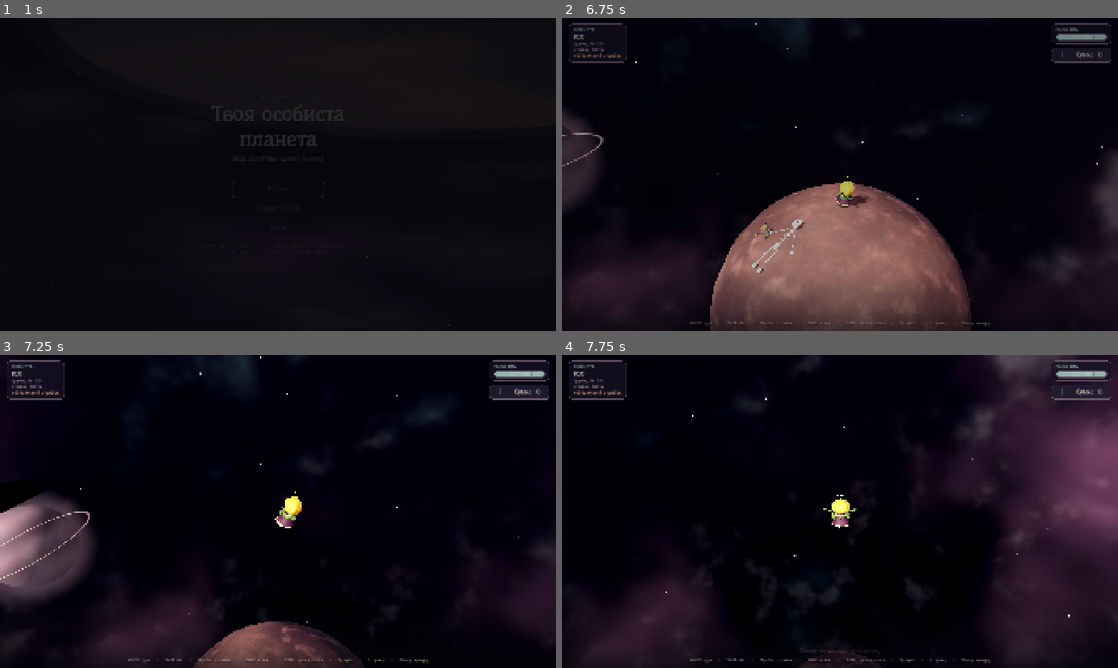
Above: before the commit, frames 1-4 (two rows, left to right).
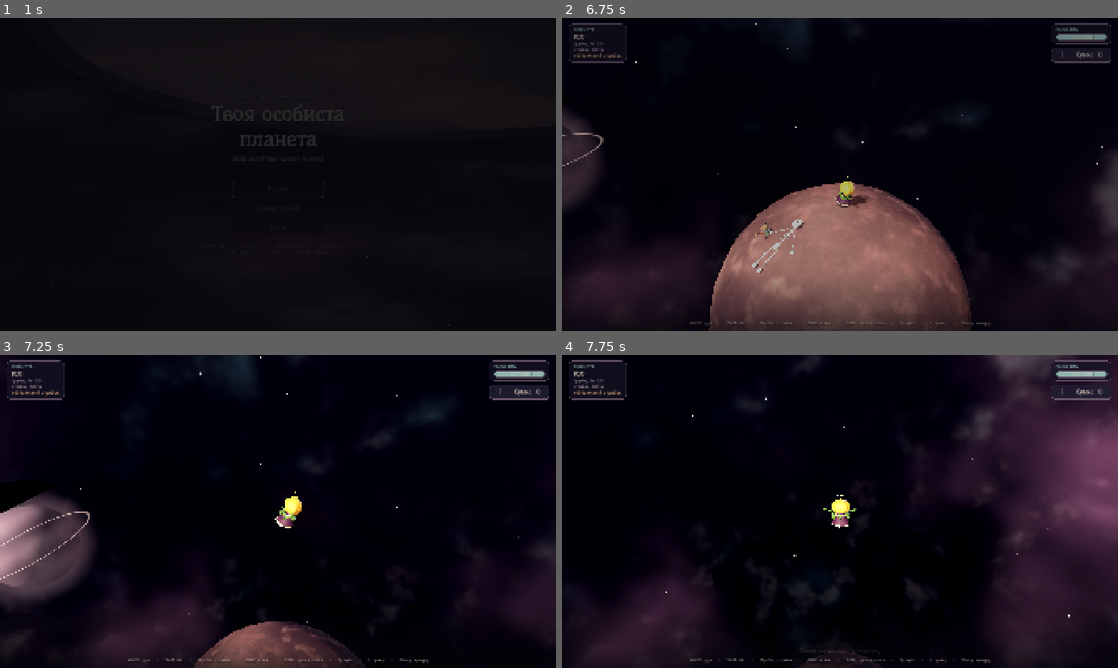
Above: after the commit, the same moments.

Repository: krabikdev/your-personal-planet
Game: Godot game, scene res://ui/main_menu.tscn
Same seed, same stepped clock (60 frames per second), same inputs: the game is played once before the commit and once after it. Sound files missing from this copy of the repository are replaced by a short silence.
Inputs (mouse positions are in pixels of both pictures, inside the frame that each line leads up to):
- Up to frame 1 (1 s): tap Enter at 0.5 s; move the mouse to (400, 158) at 0.52 s; press the mouse at (400, 158) at 0.53 s; hold D (move_right) from 0.53 s (still down); tap Space (jump) at 0.77 s
- Up to frame 2 (6.75 s): tap Space (jump) at 1.07, 1.52, 1.82, 3.02, 3.32, 3.77, 4.07, 4.52, 4.82 s; move the mouse to (812, 174) at 1.27 s; release D (move_right) at 1.28 s; release the mouse at (812, 174) at 1.28 s; hold W (move_forward) 1.28-5.75 s; click (812, 174) at 1.35 s; move the mouse to (851, 168) at 2.02 s; hold Shift (run) 2.03-2.78 s; click (851, 168) at 2.3 s; move the mouse to (834, 180) at 2.77 s; tap Q (sky_view) at 2.85 s; click (834, 180) at 3.05 s; move the mouse to (878, 177) at 3.52 s; hold Right mouse button (stake) 3.53-4.28 s; click (878, 177) at 3.8 s; move the mouse to (795, 171) at 4.27 s; tap = (zoom_in) at 4.35 s; click (795, 171) at 4.55 s; move the mouse to (845, 174) at 5.02 s; hold - (zoom_out) 5.03-5.75 s; click (845, 174) at 5.3 s; click "Почати заново" at 5.75 s; move the mouse to (817, 168) at 6.52 s; hold D (move_right) from 6.53 s (still down); tap Alt at 6.6 s
- Up to frame 3 (7.25 s): keep holding D (move_right); tap Space (jump) at 6.77, 7.07 s; click (255, 505) at 6.8 s
- Up to frame 4 (7.75 s): move the mouse to (867, 511) at 7.27 s; release D (move_right) at 7.28 s; press the mouse at (867, 511) at 7.28 s; hold W (move_forward) from 7.28 s (still down); tap Ctrl at 7.35 s; tap Space (jump) at 7.52 s

Frame 1 is identical in both runs. In frame 2, less than 0.1% of the frame differs, in the area x 26-74%, y 54-100%; in frame 3, less than 0.1%; in frame 4, less than 0.1%.

Commit message:
fix: root the world on the drawn planet and give stalks a three second soak

Diff:
--- a/scenes/planet.tscn
+++ b/scenes/planet.tscn
@@ -9,8 +9,8 @@
 [sub_resource type="SphereMesh" id="SphereMesh_surface"]
 radius = 1.0
 height = 2.0
-radial_segments = 96
-rings = 48
+radial_segments = 192
+rings = 96
 
 [sub_resource type="ShaderMaterial" id="ShaderMaterial_surface"]
 shader = ExtResource("2_surface")
--- a/scripts/game/game.gd
+++ b/scripts/game/game.gd
@@ -13,12 +13,19 @@
 ## The can pours one unit of water each second; one unit is one ice of the same
 ## size, so the can is refilled by melting what the net catches.
 const WATER_RATE: float = 1.0
+## A stalk only dares to show after the same patch has been watered without a
+## break for this long.
+const WATER_SPROUT_DELAY: float = 3.0
+## Wandering further than this from the patch starts the count from zero.
+const WATER_STREAK_RADIUS: float = 0.7
 
 var _model: InventoryModel = InventoryModel.new()
 var _state: State = State.PLAYING
 var _stones_used: int = 0
 var _rope: RopeAnchor
 var _garden: Garden
+var _pour_streak: float = 0.0
+var _pour_spot: Vector3 = Vector3.ZERO
 var _debug_panel: DebugPanel
 var _frost_material: ShaderMaterial
 var _was_safe_before_growth: bool = false
@@ -115,6 +122,7 @@
 
 ## Holding the left button on the ground pours the can into the patch in front
 ## of the boy's feet. The pour is silent; it is the water the player watches.
+## A new stalk only pushes out after three unbroken seconds on the same patch.
 func _update_watering(delta: float) -> void:
 	var pouring: bool = (
 		_state == State.PLAYING
@@ -126,12 +134,23 @@
 	)
 	if not pouring:
 		_player.set_watering(false)
+		_pour_streak = 0.0
 		return
 	_player.set_watering(true)
+	var spot: Vector3 = _player.get_water_target()
+	if _pour_streak > 0.0 and _pour_spot.distance_to(spot) > WATER_STREAK_RADIUS:
+		_pour_streak = 0.0
+	_pour_spot = spot
+	_pour_streak += delta
 	var spent: float = _model.spend_water(WATER_RATE * delta)
-	if spent > 0.0:
-		_garden.pour(_player.get_water_target(), spent)
-		_refresh_water()
+	if spent <= 0.0:
+		return
+	var plant: PumpkinPlant = _garden.find_plant(spot)
+	if plant != null:
+		plant.water(spent)
+	elif _pour_streak >= WATER_SPROUT_DELAY:
+		_garden.pour(spot, spent)
+	_refresh_water()
 
 
 func _can_water() -> bool:
--- a/scripts/game/planet.gd
+++ b/scripts/game/planet.gd
@@ -7,12 +7,17 @@
 signal radius_changed(new_radius: float)
 signal growth_finished(added_radius: float)
 
+## One measurement per SphereMesh resource, however many planets use it.
+static var _sphere_ratios: Dictionary[int, Vector2] = {}
+
 @export var initial_radius: float = 5.0
 
 var radius: float = 5.0
 
 var _sphere_shape: SphereShape3D
 var _surface_material: ShaderMaterial
+var _surface_mid_ratio: float = 1.0
+var _surface_spread: float = 0.0
 var _growing: bool = false
 var _grow_tween: Tween
 
@@ -23,10 +28,61 @@
 func _ready() -> void:
 	radius = initial_radius
 	_surface_material = _surface.material_override as ShaderMaterial
+	_measure_surface_sphere()
 	_sphere_shape = SphereShape3D.new()
 	_sphere_shape.radius = radius
 	_collision.shape = _sphere_shape
 	_apply_radius(radius)
+
+
+## A sphere that is drawn as triangles is not a sphere: every flat face sits a
+## little inside the true sphere, and how far it sits grows with the radius. At
+## five metres the gap is a millimetre; at a few hundred it is tens of
+## centimetres, which is why objects on the ground start to look like they are
+## floating once the planet grows. Measuring the mesh lets us scale it so the
+## drawn faces are centred on the collision sphere instead.
+func _measure_surface_sphere() -> void:
+	_surface_mid_ratio = 1.0
+	_surface_spread = 0.0
+	var mesh: Mesh = _surface.mesh
+	if mesh == null or mesh.get_surface_count() == 0:
+		return
+	var mesh_id: int = mesh.get_instance_id()
+	if _sphere_ratios.has(mesh_id):
+		_surface_mid_ratio = _sphere_ratios[mesh_id].x
+		_surface_spread = _sphere_ratios[mesh_id].y
+		return
+	var arrays: Array = mesh.surface_get_arrays(0)
+	if arrays.size() < Mesh.ARRAY_MAX:
+		return
+	var vertices: PackedVector3Array = arrays[Mesh.ARRAY_VERTEX]
+	var indices: PackedInt32Array = arrays[Mesh.ARRAY_INDEX]
+	if indices.is_empty():
+		return
+	var lowest: float = 1.0
+	var highest: float = 0.0
+	for i: int in range(0, indices.size(), 3):
+		var a: Vector3 = vertices[indices[i]]
+		var b: Vector3 = vertices[indices[i + 1]]
+		var c: Vector3 = vertices[indices[i + 2]]
+		var cross: Vector3 = (b - a).cross(c - a)
+		if cross.length_squared() < 0.000000000001:
+			continue
+		var distance: float = absf(cross.normalized().dot(a))
+		lowest = minf(lowest, distance)
+		highest = maxf(highest, distance)
+	if highest <= 0.0 or lowest <= 0.5:
+		return
+	_surface_mid_ratio = (lowest + highest) * 0.5
+	_surface_spread = (highest - lowest) * 0.5
+	_sphere_ratios[mesh_id] = Vector2(_surface_mid_ratio, _surface_spread)
+
+
+## How far the drawn ground can stray from the collision sphere, in metres.
+func get_surface_error() -> float:
+	if _surface_mid_ratio <= 0.0:
+		return 0.0
+	return radius * _surface_spread / _surface_mid_ratio
 
 
 func get_center() -> Vector3:
@@ -88,7 +144,7 @@
 
 func _apply_radius(value: float) -> void:
 	radius = maxf(value, 2.0)
-	_surface.scale = Vector3.ONE * radius
+	_surface.scale = Vector3.ONE * (radius / _surface_mid_ratio)
 	if _sphere_shape != null:
 		_sphere_shape.radius = radius
 	if _surface_material != null:
--- a/tests/test_big_planet.gd
+++ b/tests/test_big_planet.gd
@@ -78,6 +78,33 @@
 	}
 
 
+func test_the_drawn_ground_stays_on_the_collision_sphere() -> void:
+	var game: Game = (load(GAME_PATH) as PackedScene).instantiate() as Game
+	add_child_autofree(game)
+	await wait_process_frames(1)
+
+	var planet: Planet = game.get_node("Planet") as Planet
+	var surface: MeshInstance3D = planet.get_node("%Surface") as MeshInstance3D
+	assert_lt(planet.get_surface_error(), 0.005, "a small planet draws its ground on the sphere")
+
+	planet.apply_radius(50.0)
+	await wait_process_frames(1)
+	assert_lt(
+		planet.get_surface_error(), 0.01, "at fifty metres the gap must stay under a centimetre"
+	)
+	assert_gt(
+		surface.scale.x, planet.radius, "the drawn sphere is pushed out to meet its own faces"
+	)
+
+	planet.apply_radius(200.0)
+	await wait_process_frames(1)
+	assert_lt(
+		planet.get_surface_error(),
+		0.03,
+		"even a two hundred metre planet must not leave the duke floating",
+	)
+
+
 func test_the_walk_is_as_steady_on_a_200_metre_planet_as_at_home() -> void:
 	var home: Dictionary = await _walk_sample(PlanetProfile.BASE_RADIUS)
 	var giant: Dictionary = await _walk_sample(200.0)
--- a/tests/test_watering.gd
+++ b/tests/test_watering.gd
@@ -105,16 +105,66 @@
 	assert_string_contains(label.text, "2.0")
 
 
+## Pours for a stretch of game time without waiting out real frames: the
+## watering loop is the thing under test, not the renderer.
+func _pour(game: Game, seconds: float) -> void:
+	var steps: int = ceili(seconds * 60.0)
+	for _i: int in steps:
+		game._update_watering(1.0 / 60.0)
+
+
+func test_a_stalk_needs_three_seconds_of_watering_before_it_shows() -> void:
+	var game: Game = _make_game()
+	await wait_physics_frames(3)
+	var garden: Garden = game.get_garden()
+	var player: Boy = game.get_node("Player") as Boy
+	await _wait_for_ground(player)
+
+	game.debug_grant_stone(StoneItem.Kind.WATERING_CAN)
+	game.debug_grant_water(8.0)
+	Input.action_press("interact")
+	_pour(game, 2.5)
+	assert_eq(garden.get_plant_count(), 0, "two and a half seconds only soak the dust")
+
+	_pour(game, 0.6)
+	assert_eq(garden.get_plant_count(), 1, "three unbroken seconds sprout a stalk")
+	Input.action_release("interact")
+
+
+func test_letting_go_starts_the_three_seconds_again() -> void:
+	var game: Game = _make_game()
+	await wait_physics_frames(3)
+	var garden: Garden = game.get_garden()
+	var player: Boy = game.get_node("Player") as Boy
+	await _wait_for_ground(player)
+
+	game.debug_grant_stone(StoneItem.Kind.WATERING_CAN)
+	game.debug_grant_water(8.0)
+	Input.action_press("interact")
+	_pour(game, 2.5)
+	Input.action_release("interact")
+	game._update_watering(1.0 / 60.0)
+
+	Input.action_press("interact")
+	_pour(game, 2.0)
+	assert_eq(garden.get_plant_count(), 0, "the break throws the count away")
+
+	_pour(game, 1.1)
+	assert_eq(garden.get_plant_count(), 1, "a fresh three seconds still sprouts it")
+	Input.action_release("interact")
+
+
 func test_watering_sprouts_a_plant_in_front_of_the_duke() -> void:
 	var game: Game = _make_game()
 	await wait_physics_frames(3)
 	var player: Boy = game.get_node("Player") as Boy
 	var garden: Garden = game.get_garden()
-
-	game.debug_grant_stone(StoneItem.Kind.WATERING_CAN)
-	game.debug_grant_water(2.0)
-	Input.action_press("interact")
-	await wait_process_frames(12)
+	await _wait_for_ground(player)
+
+	game.debug_grant_stone(StoneItem.Kind.WATERING_CAN)
+	game.debug_grant_water(8.0)
+	Input.action_press("interact")
+	_pour(game, 3.2)
 	Input.action_release("interact")
 
 	assert_eq(garden.get_plant_count(), 1, "a stalk should grow where the water lands")
--- a/tools/visual_stage.gd
+++ b/tools/visual_stage.gd
@@ -168,6 +168,54 @@
 			var approach: DebrisManager = game.get_node("DebrisManager") as DebrisManager
 			approach.force_spawn()
 			await get_tree().create_timer(7.0).timeout
+		"ground_check":
+			var gc_planet: Planet = game.get_node("Planet") as Planet
+			var gc_player: Boy = game.get_node("Player") as Boy
+			var gc_spawner: FarSideSpawner = game.get_node("FarSideSpawner") as FarSideSpawner
+			var gc_garden: Garden = game.get_garden()
+			var gc_monster: DecorProp = gc_spawner.debug_spawn_monster(Vector3.UP, 1)
+			gc_monster.debug_place_near(gc_player.global_position, 1.6)
+			gc_planet.apply_radius(60.0)
+			await get_tree().create_timer(0.6).timeout
+			var gc_up: Vector3 = (gc_player.global_position - gc_planet.get_center()).normalized()
+			var gc_forward: Vector3 = -gc_player.global_transform.basis.z
+			var gc_side: Vector3 = gc_forward.cross(gc_up).normalized()
+			var gc_spot: Vector3 = (
+				gc_planet.get_center() + (gc_up + gc_forward * 0.35).normalized() * gc_planet.radius
+			)
+			gc_garden.pour(gc_spot, 0.2)
+			await get_tree().create_timer(0.4).timeout
+			var gc_camera := Camera3D.new()
+			gc_camera.name = "GroundCheckCamera"
+			game.add_child(gc_camera)
+			gc_camera.fov = 60.0
+			gc_camera.make_current()
+			gc_camera.global_position = gc_player.global_position + gc_side * 4.2 + gc_up * 0.4
+			gc_camera.look_at(gc_player.global_position + gc_up * 0.4 + gc_forward * 0.9, gc_up)
+			await get_tree().create_timer(0.6).timeout
+			print(
+				(
+					"GC alt=%.3f monster=%.3f plant=%.3f radius=%.3f"
+					% [
+						gc_player.get_altitude(),
+						(
+							(gc_monster.global_position - gc_planet.get_center()).length()
+							- gc_planet.radius
+						),
+						(
+							(
+								(
+									(gc_garden.get_plants()[0] as PumpkinPlant).global_position
+									- gc_planet.get_center()
+								)
+								. length()
+							)
+							- gc_planet.radius
+						),
+						gc_planet.radius,
+					]
+				)
+			)
 		"far_side":
 			var far: FarSideSpawner = game.get_node("FarSideSpawner") as FarSideSpawner
 			far.debug_spawn_all()
@@ -185,6 +233,34 @@
 		"sky":
 			Input.action_press("sky_view")
 			await get_tree().create_timer(1.0).timeout
+		"growth":
+			var growth_planet: Planet = game.get_node("Planet") as Planet
+			var growth_player: Boy = game.get_node("Player") as Boy
+			var growth_rig: CameraRig = game.get_node("CameraRig") as CameraRig
+			var growth_spawner: FarSideSpawner = game.get_node("FarSideSpawner") as FarSideSpawner
+			var growth_monster: DecorProp = growth_spawner.debug_spawn_monster(Vector3.UP, 1)
+			growth_monster.debug_place_near(growth_player.global_position, 2.2)
+			growth_rig.base_lift = 1.0
+			growth_rig.base_distance = 3.2
+			game.debug_grant_stone(StoneItem.Kind.ROCK, 1.5)
+			await get_tree().create_timer(0.2).timeout
+			game.debug_apply_first_stone()
+			for _i: int in 18:
+				await get_tree().create_timer(0.3).timeout
+			print(
+				(
+					"GROWTH alt=%.3f radius=%.3f monster=%.3f surface=%.3f"
+					% [
+						growth_player.get_altitude(),
+						growth_planet.radius,
+						(
+							(growth_monster.global_position - growth_planet.get_center()).length()
+							- growth_planet.radius
+						),
+						growth_planet.get_surface_error(),
+					]
+				)
+			)
 		"closeup":
 			var rig: CameraRig = game.get_node("CameraRig") as CameraRig
 			rig.base_lift = 1.1
